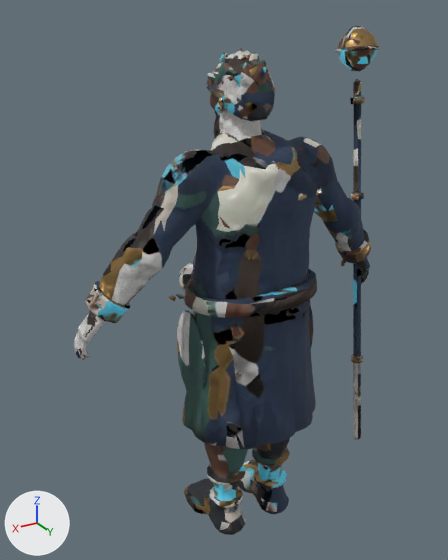
The glTF model game/public/assets/characters/oath-04-sorcerer.glb, before and after one commit.
One viewpoint serves both versions: a 50 mm camera at (1.1, 1.66, 1.91) aimed at (0.05, -0.1, 1.03). Lighting does not change. The marker at lower left points along +X, +Y and +Z. The first picture is the older version. Vertices at exactly the same position are counted once.

In view in the first picture: 'oath-04-sorcerer'.
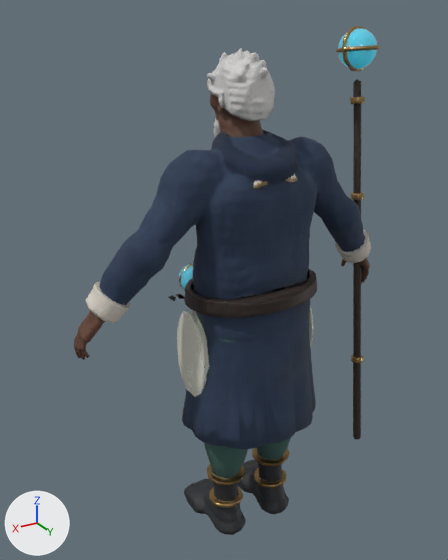
Location of each change, [x1, y1, x2, y2] in pixels of the pictures (448 x 560 px; the box of a moved part takes in the faces that stretch with it):
part 1 of me_oath_04_sorcerer, moved or reshaped: before [210, 94, 262, 137]; after [210, 95, 262, 137]
part 2 of me_oath_04_sorcerer, moved or reshaped: [80, 311, 104, 342] in both
part 3 of me_oath_04_sorcerer, moved or reshaped (mostly hidden): before [221, 269, 313, 304]; after [229, 269, 313, 304]
part 4 of me_oath_04_sorcerer, moved or reshaped: before [207, 474, 245, 510]; after [208, 474, 245, 510]
part 5 of me_oath_04_sorcerer, surface changed: [74, 26, 380, 533] in both

What the commit changed:
me_oath_04_sorcerer has 13118 vertices, 25962 faces and spans x -0.63..0.61, y -0.27..0.23, z 0.0..1.87.
me_oath_04_sorcerer is used by ob_oath_04_sorcerer; location (0.0, 0.0, 0.0).
me_oath_04_sorcerer part 1: 147 vertices moved within x -0.08..0.08, y -0.19..0.0, z 1.56..1.69.
me_oath_04_sorcerer part 2: 66 vertices moved within x 0.51..0.59, y -0.12..-0.01, z 0.96..1.05; 5 vertices removed from x 0.57..0.59, y -0.06..-0.05, z 0.97..1.01; 3 vertices added at x 0.59, y -0.08..-0.05, z 0.99.
me_oath_04_sorcerer part 3: 15 vertices moved from x -0.57..-0.24, y -0.08..0.04, z 1.01..1.04 to x -0.57..-0.24, y -0.08..0.05, z 1.01..1.04; 10 vertices removed from x -0.24..0.13, y -0.12..0.15, z 0.99..1.07; 14 vertices added at x -0.53..0.12, y -0.12..0.15, z 1.0..1.07.
me_oath_04_sorcerer part 4: 3 vertices moved from x 0.09..0.16, y 0.02..0.06, z 0.2..0.27 to x 0.09..0.16, y 0.01..0.06, z 0.22..0.26; 14 vertices removed from x 0.04..0.18, y -0.04..0.09, z 0.15..0.28; 12 vertices added at x 0.05..0.18, y -0.04..0.09, z 0.15..0.28.
me_oath_04_sorcerer part 5: 20337 kept faces spanning x -0.63..0.61, y -0.27..0.23, z 0.0..1.87 get new texture (UV) coordinates.
